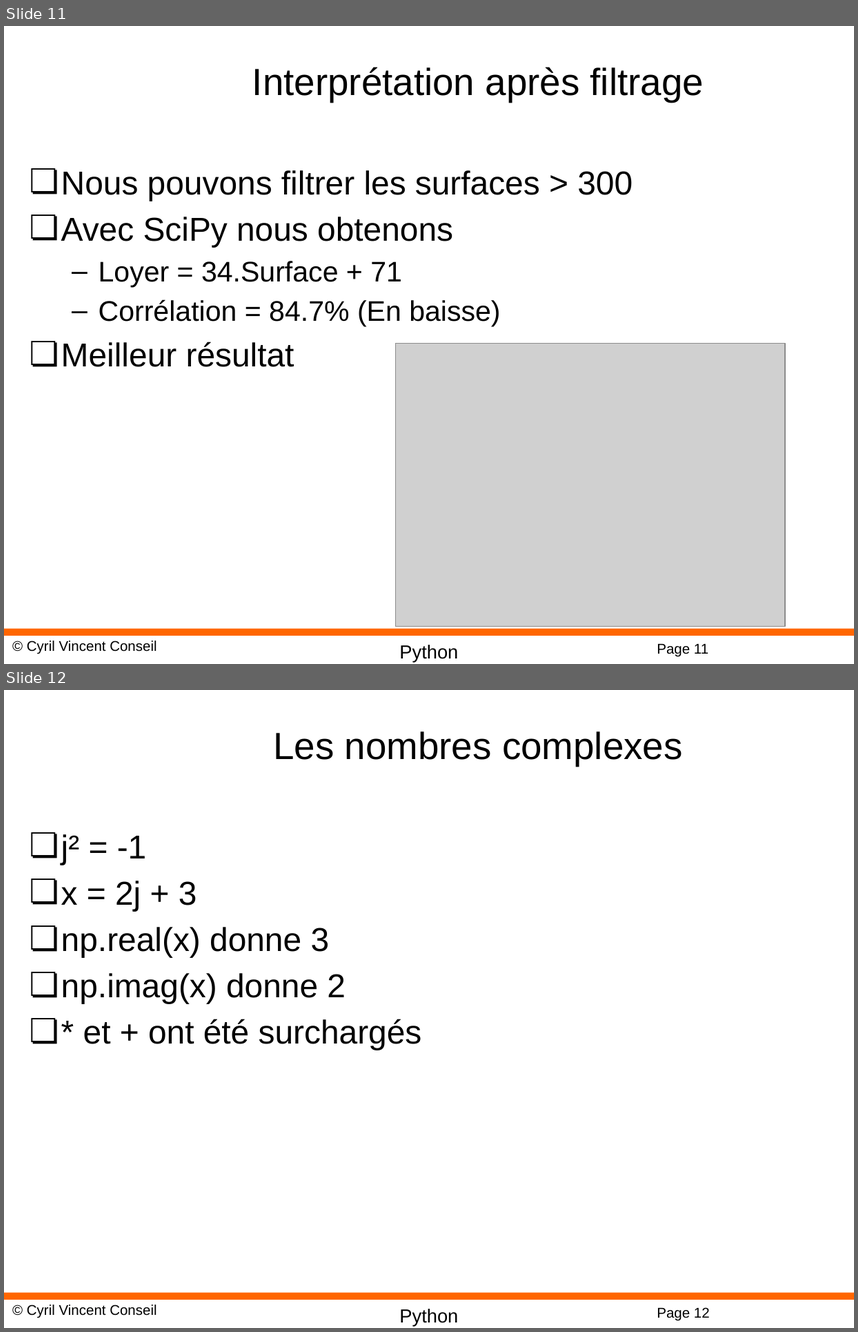
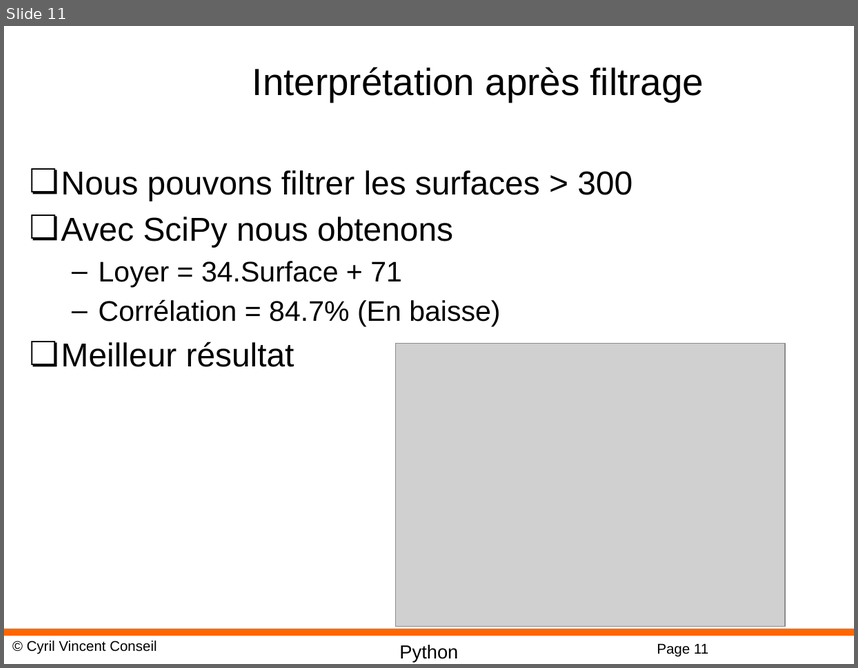
Before and after one commit to cyrilvincent/ML, a slide deck: PPT/MachineLearning07-Numpy.pptx. Shown one above the other, each under a label of ours: slides 11 and 12 before the commit, slide 11 after it. The pictures are 858x1332 and 858x668 pixels, drawn with LibreOffice and Linux fonts; fonts in the diff are those of the drawing; grey boxes stand for pictures; background and template pictures are left out. Boxes give left, top, right and bottom in pixels: in the first picture for what was removed or moved away, otherwise in the second. Text is boxed around its words. In the diff, an @@ line names an element or a change of style, - is before the commit and + after.

```diff
--- a/PPT/MachineLearning07-Numpy.pptx
+++ b/PPT/MachineLearning07-Numpy.pptx
@@ slide 12 removed at (4, 690, 854, 1328), background #FFFFFF; not listed: 4 template elements that a slide beside it also shows @@
@@ title removed at (273, 731, 683, 766) @@
-Les nombres complexes
@@ text removed at (61, 834, 422, 1050) @@
-❏ j² = -1
-❏ x = 2j + 3
-❏ np.real(x) donne 3
-❏ np.imag(x) donne 2
-❏ * et + ont été surchargés
```
Also in this commit, not shown: 1 other slide removed, 3 other files.
